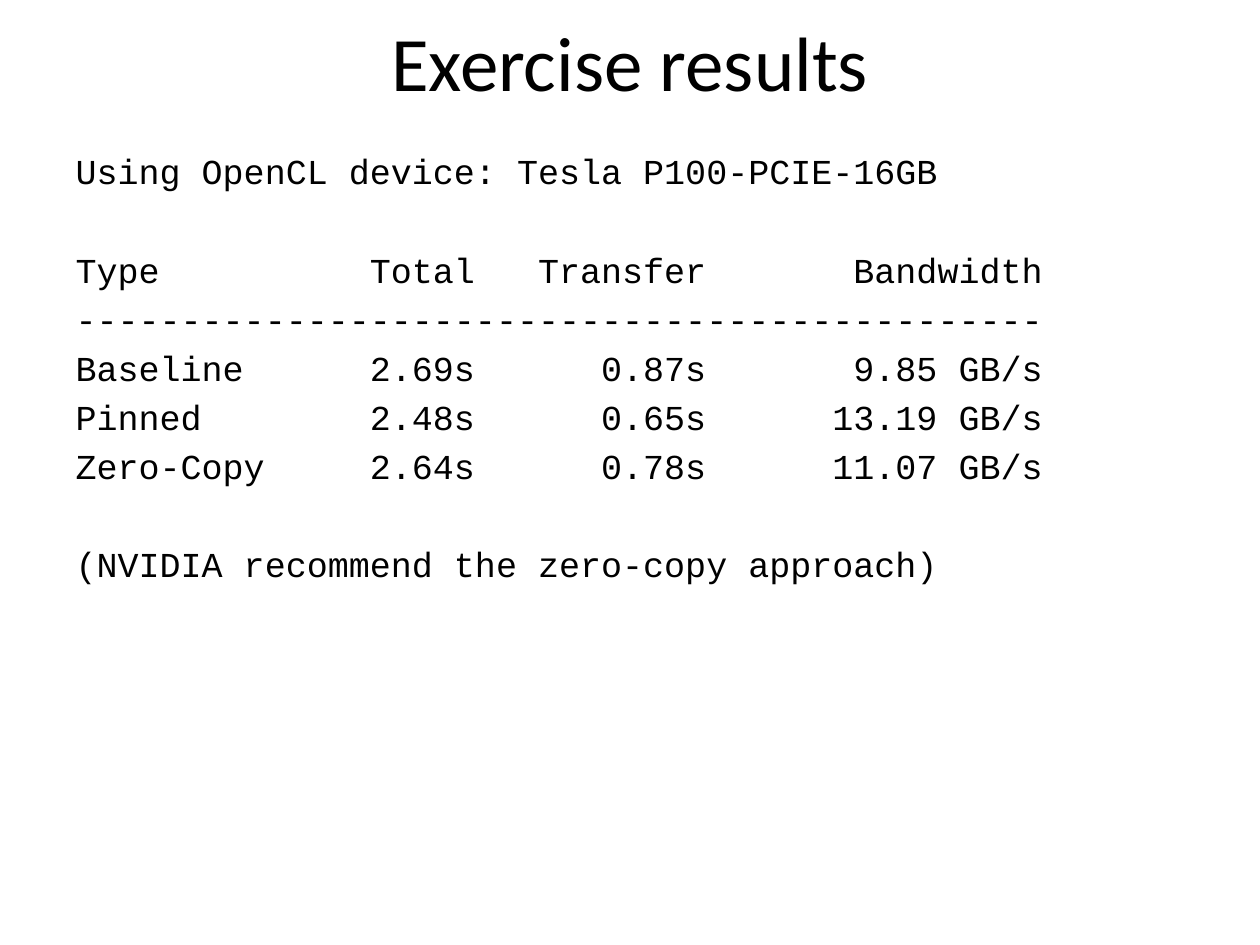
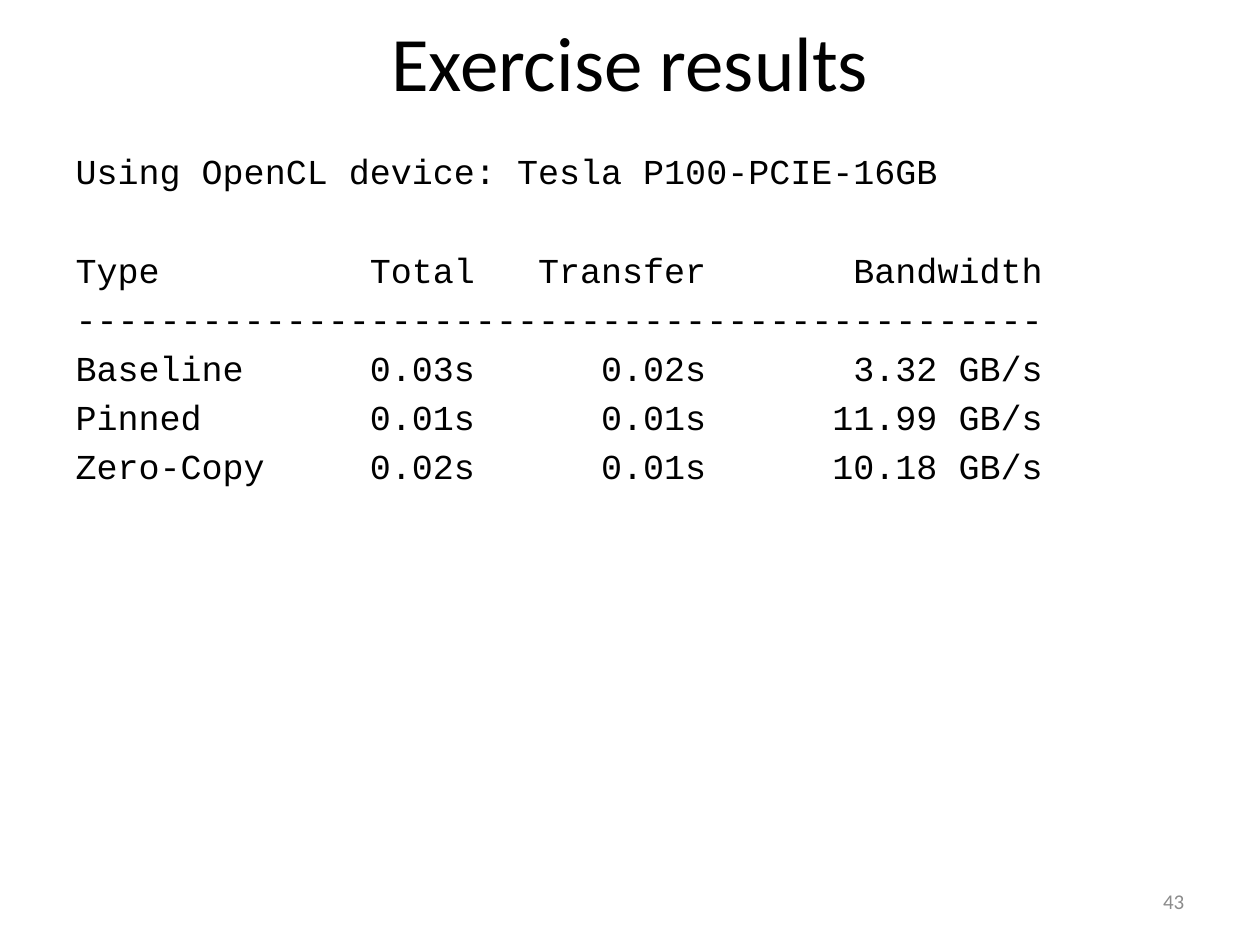
Before and after one commit to UoB-HPC/opencl-training-slides, a slide deck: slide 43 of advanced_part1.pptx. Drawn at 1260x945 pixels with LibreOffice and Linux fonts; fonts in the diff are those of the drawing. Boxes give left, top, right and bottom in pixels: in the first picture for what was removed or moved away, otherwise in the second. Text is boxed around its words. In the diff, an @@ line names an element or a change of style, - is before the commit and + after.

```diff
--- a/advanced_part1.pptx
+++ b/advanced_part1.pptx
@@ text at <box>76,356,1043,487</box>: text changed @@
-Baseline 2.69s 0.87s 9.85 GB/s
-Pinned 2.48s 0.65s 13.19 GB/s
-Zero-Copy 2.64s 0.78s 11.07 GB/s
-(NVIDIA recommend the zero-copy approach)
+Baseline 0.03s 0.02s 3.32 GB/s
+Pinned 0.01s 0.01s 11.99 GB/s
+Zero-Copy 0.02s 0.01s 10.18 GB/s
@@ page number added at <box>1163,895,1184,909</box>, 12 pt, text #8C8C8C @@
+43
```
Also in this commit, not shown: 42 other slides changed.
